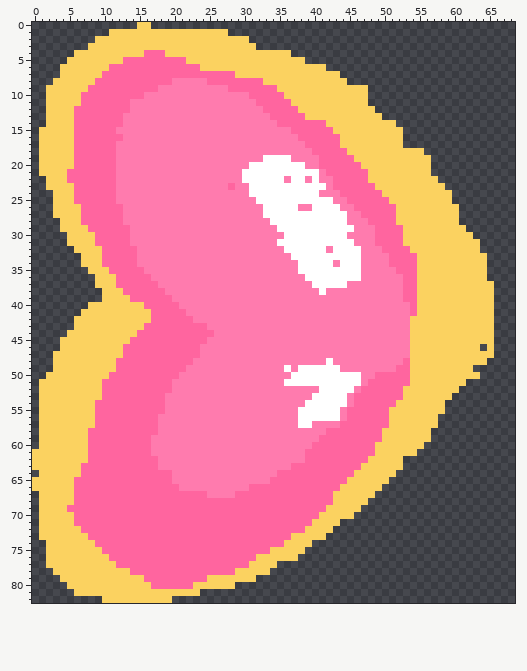
Edited in one commit: sprite sheet (GirliepopGaming/Assets/Art/PNGs/UI/arrow right.png). Above, as it was before the edit.
The file is 69x83 pixels.
And afterwards:
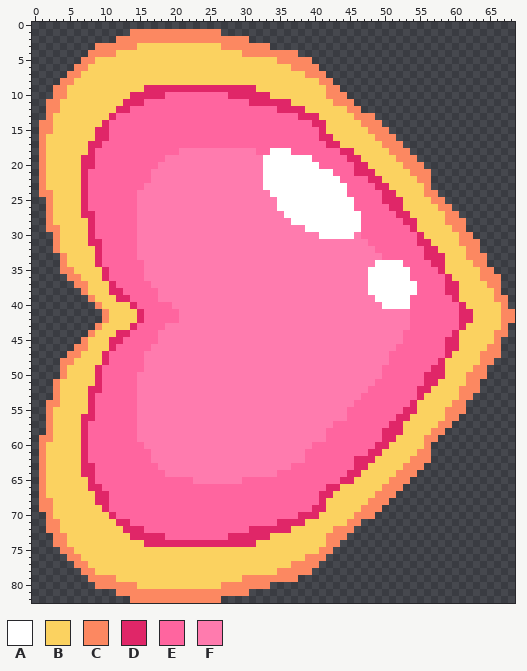
Palette (. is transparent): A #ffffff  B #fbd260  C #fc8861  D #e02668  E #ff659f  F #ff7bae
Commit: Jakcie + arrows
What changed:
Changed rows in their new state; - is an unchanged pixel.
first column x 0:
 0 ---------------..----------------------------------------------------
 1 -----------...CCCCCCCCCCCCC.-----------------------------------------
 2 ---------...CCCCCCCCCCCCCCCCCCC--------------------------------------
 3 --------.CCCCCC------------CCCCCCC-----------------------------------
 4 ------..CCCC----BBB-----------CCCCCCCC-------------------------------
 5 -----..CC----BBBBBBBBB-------------CCCCC-----------------------------
 6 ----..CC---BBBBBBBBBBBBB-------------CCCC.---------------------------
 7 ----.CC---BBBBBBBBBBBBBBBBBBB----------CCC..-------------------------
 8 ---.CC---BBBBBBBBBBBBBBBBBBBBBBBB--------CC..------------------------
 9 --.CC---BBBBBBBBDDDDDDDDDDDDDDDDBBB-------CC....---------------------
10 --.CC--BBBBBBBDDDDDEEEEEEEEEDDDDDDBB------CCC...---------------------
11 --CC---BBBBBBDDDEEEEEEEEEEEEEEEDDDDDD------CCC..---------------------
12 --CC--BBBBBBDDEEEEEEEEEEEEEEEEEEE--DDDD------CC..--------------------
13 --C---BBBBBD-EEEEEEEEEEEEEEEEEEEEE----DDD-----CCC.-------------------
14 -CC---BBBBD--EEEEEEEEEEEEEEEEEEEEEE-----DD-----CCC..-----------------
15 -CC---BBBDD-EEEEEEEEEEEEEEEEEEEEEEEEE----DB-----CCC..----------------
16 -C----BBBDD--EEEEEEEEEEEEEEEEEEEEEEEEE---DDB-----CCC.----------------
17 -C----BBDD--EEEEEEEEEEEEEEEEEEEEEEEEEEE---DD------CCC----------------
18 -C----BBD---EEEEEEEEE-----------EEAAAEEE----DD-----CCC..-------------
19 -C----BDD---EEEEEEE------------------AAAE----DD-----CCC..------------
20 -C----BDD---EEEEEE-------------FF------AA-----DD-----CCC.------------
21 -C---BBD----EEEEE-------------FFF--------AA---DDD-----CCC------------
22 -C---BBD----EEEEE-------------FFF---A--A-AAA----DD-----CC.-----------
23 -C----BD----EEEE------------F--FF---------AAA----DD-----C..----------
24 -CC---BD----EEE----------------FFF-------AAAA-----DD----CC..---------
25 --C---BD----EEE-----------------FFF--------AAA----DDD----CC.---------
26 --C----D-----EE------------------FF---AA----AA-----DD-----CC.--------
27 --C----DD----EE------------------FFF---------AA-----DD-----CC--------
28 --CB---BD----EE-------------------FFF--------AAE----EDD----CCC-------
29 --CC----D-----E--------------------FFFF-------AEE----ED-----CC-------
30 ---CB---D-----E---------------------FFFFF----A-EE----EED-----CC------
31 ---CB---DD----E--------------------FFFFFFFFFFF--E----EEDD----CCC-----
32 ---CBB---D--------------------------FFFFFF-FFFF--E----EEDD----CC-----
33 ----CBB--D---------------------------FFFFFFFFFF---E----EDDD---CCC----
34 ----CBB--D-----E----------------------FFFFF-FFF--AAAA--EEDD----CC----
35 ----CCBB--D---------------------------FFFFFFFFF-AAAAAA-EEED-----CC---
36 -----CCBB-DE----F----------------------FFFFFFFF-AAAAAA-EEEED----CCC--
37 ------CCB--D-----F----------------------FFFFF---AAAAAAAEEEEDD----CC--
38 -------CBB-DD-----F----------------------F------AAAAAAAEEEEDD-----C--
39 --------CB--DD----FF-----------------------------AAAAA-EEEEED-----CC-
40 --------.C----DE----F-----------------------------AAAA-EEEEEED----BC-
41 -------...C----DE----F---------------------------------EEEEEEDD---BCC
42 ------....C----DE----FF-------------------------------EEEEEEEDD---BCC
43 ------...C----DE---FFFFFF-----------------------------EEEEEEED----BC-
44 -----...C---DDE---FFFFFFFF---------------------------EEEEEEED-----CC-
45 ----...C---DDE----FFFFFFF----------------------------EEEEEEDD-----C--
46 ----..CC---DE----FFFFFFF----------------------------EEEEEEEDD---BCC--
47 ---..CC---DEE---FFFFFFFF---------------------------EEEEEEEED----CCC--
48 ---.CC----DE----FFFFFFF-------------------F--------EE-EEEED-----CC---
49 ---.C----DEE----FFFFFF--------------F-FFFFFF------EE--EEEDD----CC----
50 --..C----DE----FFFFFF----------------FFFFFFFFFF--F----EEDDD---CCC----
51 -..C-----D-----FFFFF----------------FFFFFFFFFFF-F-----EEDD----CC-----
52 -..C----DD-----FFFFF---------------------FFFFF-F-----EEDD----CCC-----
53 -..C----DE-----FFFF---------------------FFFFF-F------EED----BCC------
54 -.CC----D------FFFF--------------------FFFFFF-------EED----BCC-------
55 -.C-----D------FFFF-------------------FFFFFF-------EEDD----CCC-------
56 -.C----DD------FFF--------------------FFFFFF-------EDD----BCC--------
57 -.C----DE------FFF--------------------FF---E-------DD-----CC---------
58 -.C----D-------FFF--------------------------------DDD----CC----------
59 -CC----D-------FF------------------------F--------DD----CC-----------
60 -C-----D--------F--------------------------------DD-----C------------
61 .C-----D----------------------------------------DD-----CC------------
62 .C-----D---------F----------------------------DDD----BCCC------------
63 .C-----DD-------------------------------------DD-----CCC-------------
64 -C-----DD----------F-------------------------DD-----CCC--------------
65 .C----BBD-----------EEE-------EEEE----------DD-----CCC---------------
66 .C----BBDD-----------EEEEEEEEEE-----------DD------CCC----------------
67 -C----BBBDD--------------EEEE------------DD------CCC-----------------
68 -CC---BBBDD------------------------------DB-----CCC------------------
69 -CC--BBBBBD-----------------------------DD-----CCC-------------------
70 -.C---BBBBBD--------------------------DDD-----CCC--------------------
71 -.CC--BBBBBBDD---------------------DDDDB----BCC----------------------
72 -.CC---BBBBBBDDD---------------DDDDDDBB----CCC-----------------------
73 -..CC---BBBBBBDDDDD---------DDDDDDBBB-----CCC------------------------
74 --.CC----BBBBBBBDDDDDDDDDDDDDDDDBBBB----BBCC-------------------------
75 --..CC----BBBBBBBBBBBBBBBBBBBBBBBB-----BBCC--------------------------
76 --...CC----BBBBBBBBBBBBBBBBBBBBB------BCCC---------------------------
77 --....CC----BBBBBBBBBBBBBBBBBBB----BBCCCC----------------------------
78 ---....CC-----BBBBBBBBBBBBBBB-----BCCCCC-----------------------------
79 ----....CCCC----BBBBBBBBB-----CCCCCCCC-------------------------------
80 -----....CCCCCC--BBBBBB----CCCCCCC-----------------------------------
81 ------......CCCCCCCCCCCCCCCCCCC--------------------------------------
82 ----------....CCCCCCCCCCCCC------------------------------------------
Boxes around the changes in both pictures, in picture pixels (x1, y1, x2, y2):
changed: (32, 22, 515, 603)
